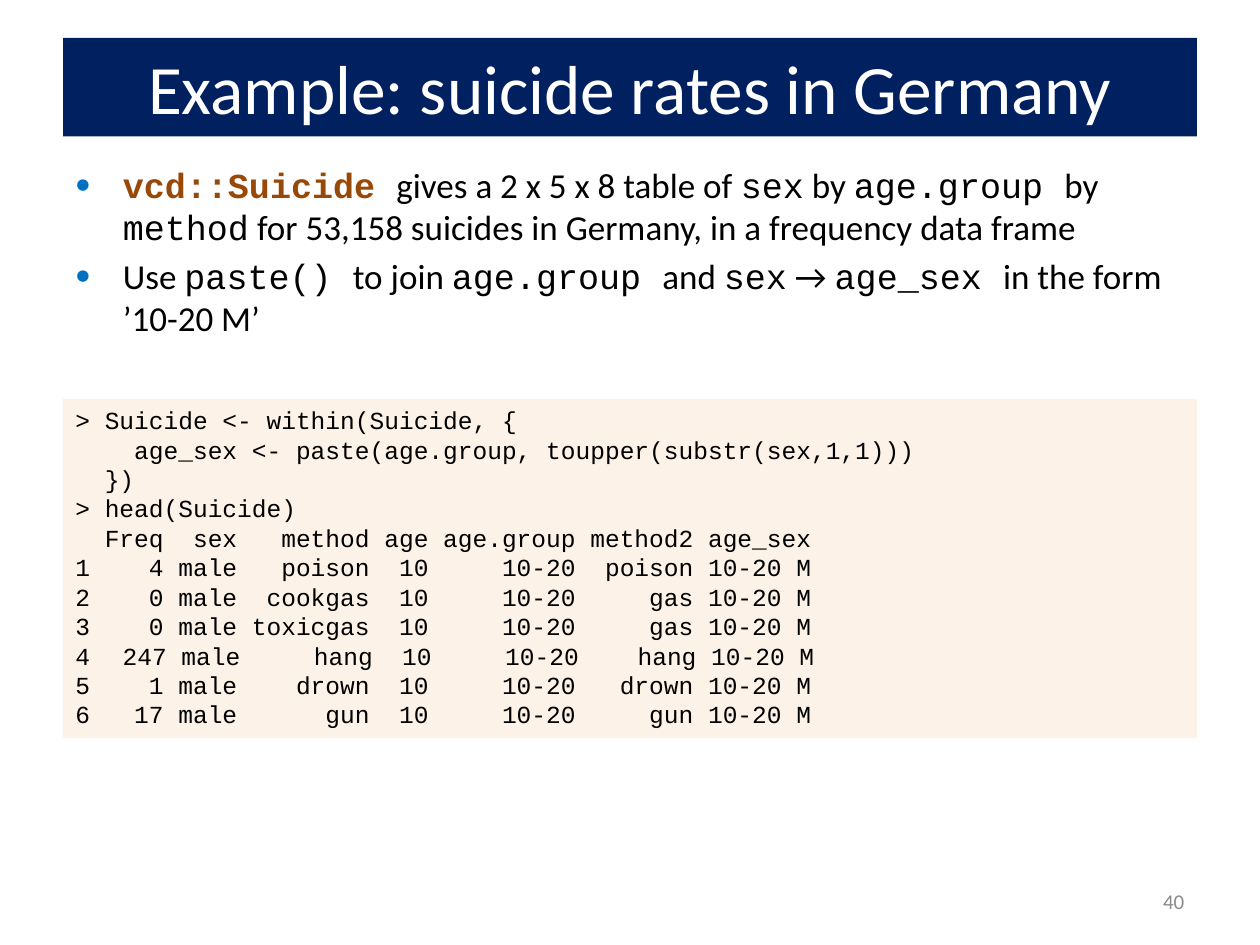
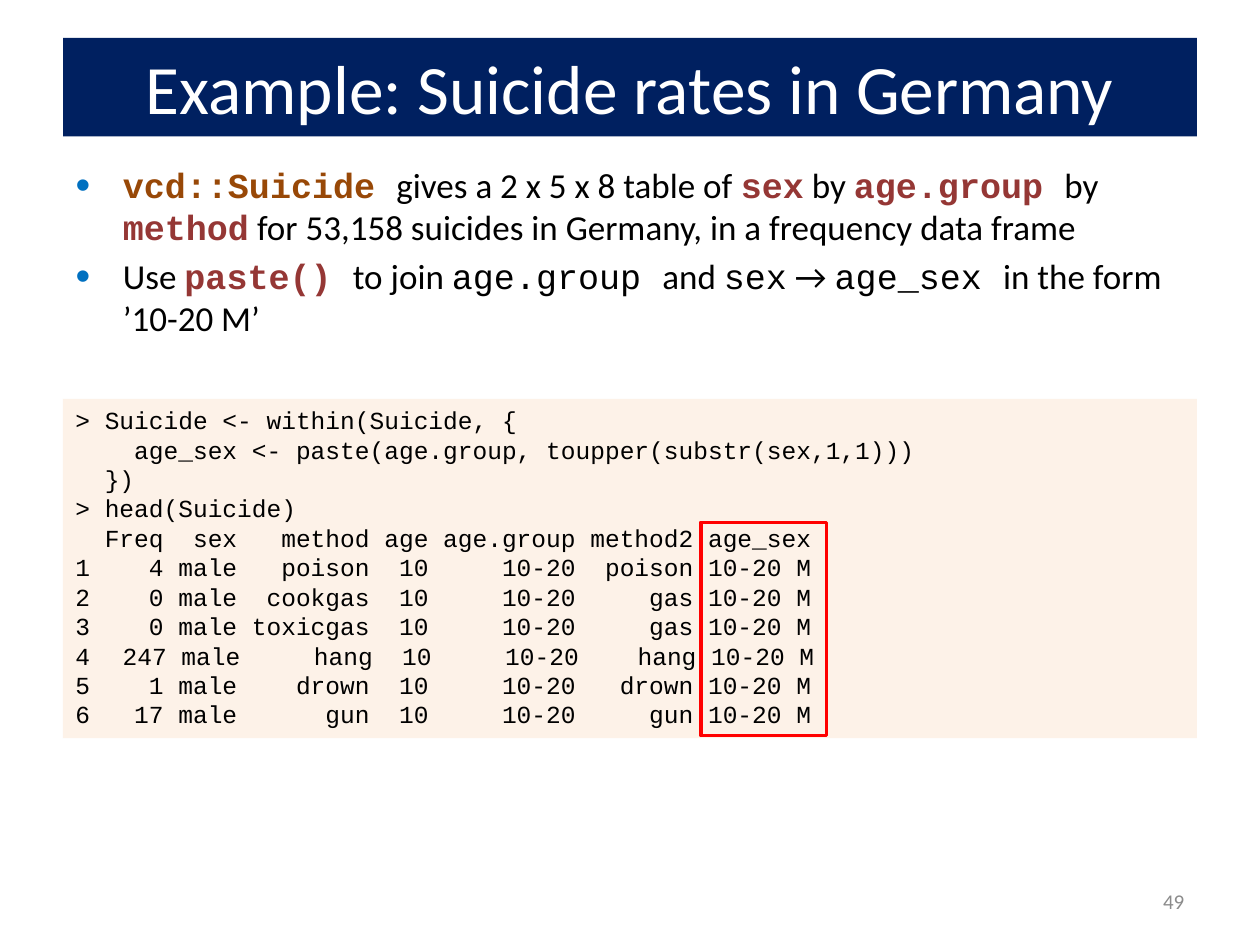
Before and after one commit to friendly/psy6136, a slide deck: slide 49 of docs/lectures/05-Corresp.pptx (slide 40 before the commit). Drawn at 1260x945 pixels with LibreOffice and Linux fonts; fonts in the diff are those of the drawing. Boxes give left, top, right and bottom in pixels: in the first picture for what was removed or moved away, otherwise in the second. Text is boxed around its words. In the diff, an @@ line names an element or a change of style, - is before the commit and + after.

```diff
--- a/docs/lectures/05-Corresp.pptx
+++ b/docs/lectures/05-Corresp.pptx
@@ title at <box>146,66,1113,126</box>: text changed @@
-Example: suicide rates in Germany
+Example: Suicide rates in Germany
@@ text "vcd::Suicide gives a 2 x ..." at <box>123,173,1162,332</box>: text colour #000000 to #953735, bold on in "sex age.group method", "paste()" @@
@@ rectangle added at <box>701,523,827,736</box>, outline #FF0000 2 pt @@
@@ page number at <box>1163,895,1184,909</box>: text changed @@
-40
+49
```
Also in this commit, not shown: 10 other slides changed, 9 slides added, 11 other files.
